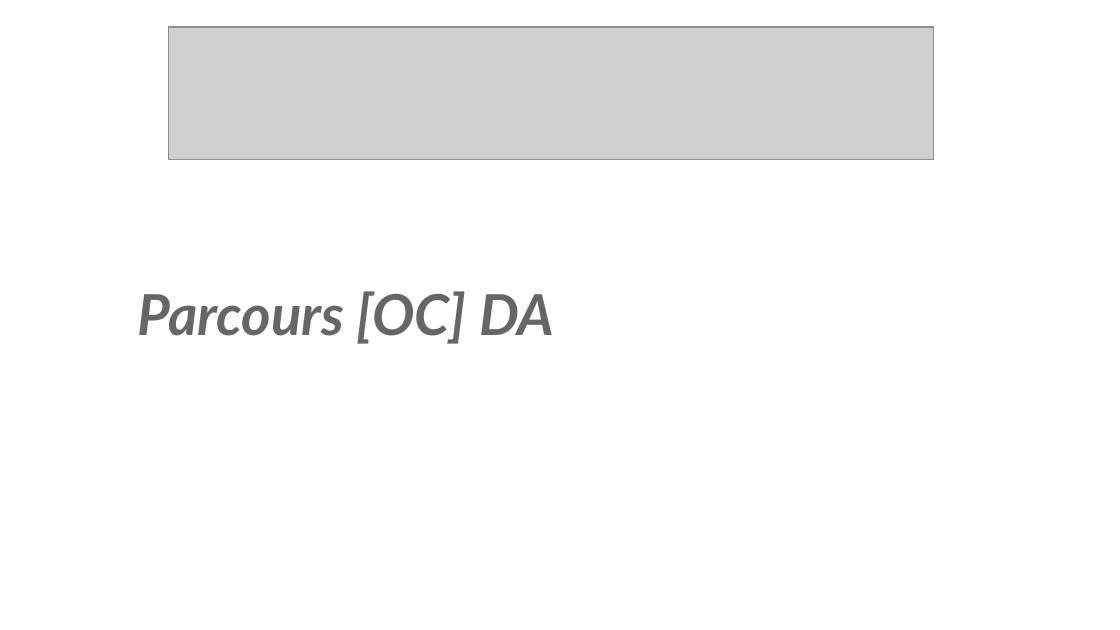
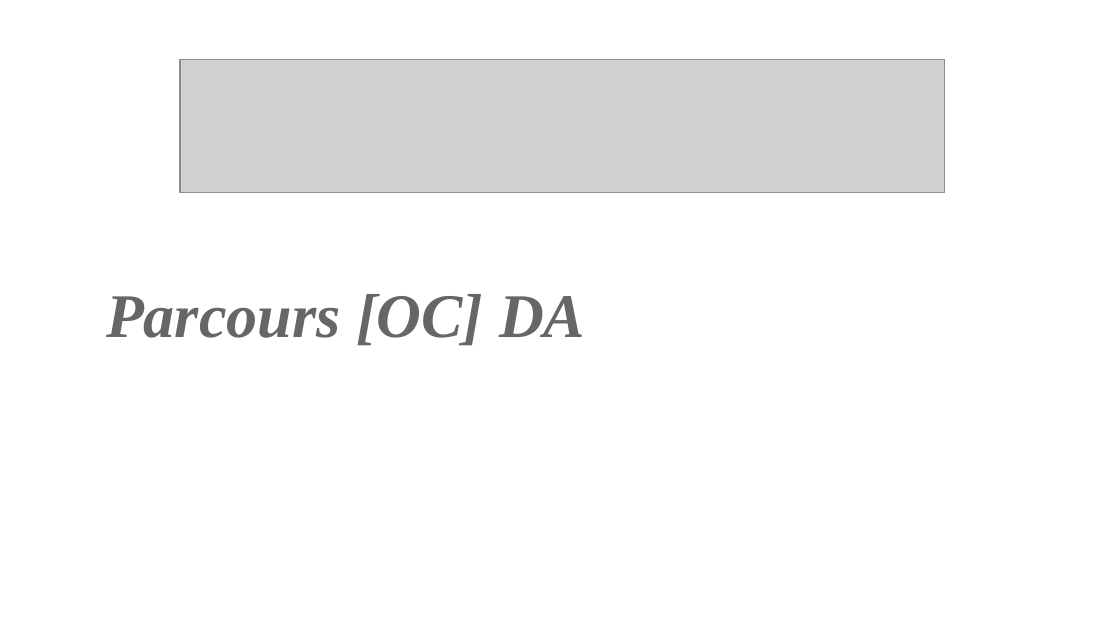
Before and after one commit to Mike-mg/books_to_scrape, a slide deck: slide 1 of P02_06_book_to_scrap_impress.odp. Drawn at 1120x630 pixels with LibreOffice and Linux fonts; fonts in the diff are those of the drawing; grey boxes stand for pictures; background and template pictures are left out. Boxes give left, top, right and bottom in pixels: in the first picture for what was removed or moved away, otherwise in the second. Text is boxed around its words. In the diff, an @@ line names an element or a change of style, - is before the commit and + after.

```diff
--- a/P02_06_book_to_scrap_impress.odp
+++ b/P02_06_book_to_scrap_impress.odp
@@ picture: place and size @@
-picture at (169,27,934,161)
+picture at (180,60,945,193)
@@ title "Parcours [OC] DA" at (106,294,585,346): size 40 to 44 pt, font Lato to Times New Roman @@
```
Also in this commit, not shown: 4 other slides changed.
